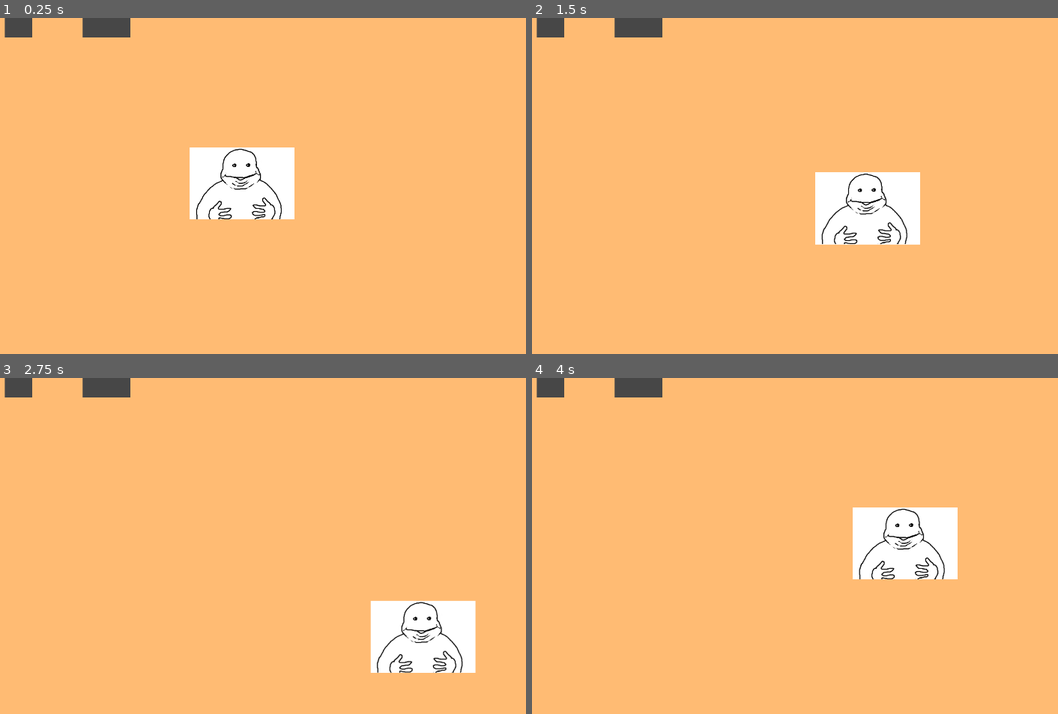
Above: before the commit, frames 1-4 (two rows, left to right).
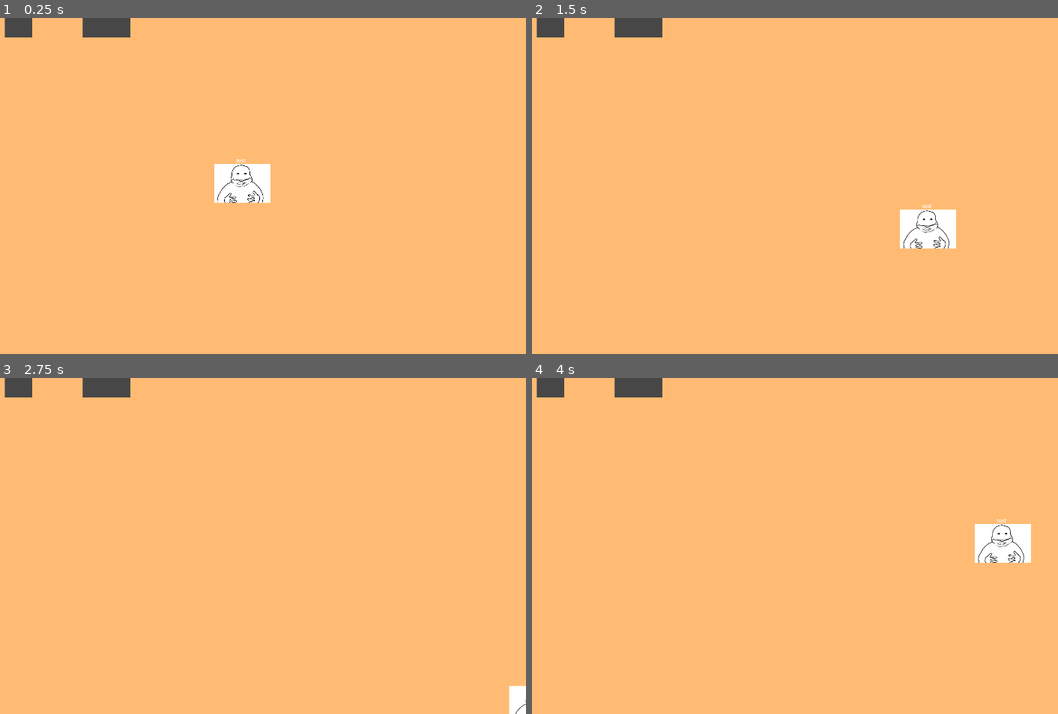
Above: after the commit, the same moments.

Repository: ysogg/AASOP-Game
Game: Godot game, scene res://interior/root.tscn
Same seed, same stepped clock (60 frames per second), same inputs: the game is played once before the commit and once after it.
Inputs:
- Up to frame 1 (0.25 s): no input
- Up to frame 2 (1.5 s): tap Enter at 0.5 s; hold D (right) 0.53-1.28 s; hold E (interact) 0.53-1.28 s; tap Shift (dash, bound only after the commit) at 0.8, 1.35 s; hold S (down) from 1.28 s (still down)
- Up to frame 3 (2.75 s): tap E (interact) at 1.55 s; release S (down) at 2.03 s; hold D (right) from 2.03 s (still down); hold E (interact) from 2.03 s (still down); tap Shift (dash, bound only after the commit) at 2.3 s
- Up to frame 4 (4 s): release D (right) at 2.78 s; release E (interact) at 2.78 s; hold W (up) 2.78-3.53 s; tap Shift (dash, bound only after the commit) at 2.85, 3.8 s; tap E (interact) at 3.05 s; hold A (left) from 3.53 s (still down); hold E (interact) from 3.53 s (still down)

The runs differ from the first frame. In frame 1, 3.3% of the frame differs, in the area x 36-56%, y 38-60%; in frame 2, 4.8%; in frame 3, 4.6%; in frame 4, 5.5%, in the area x 60-95%, y 38-60%.

Commit message:
Interact zones + dash

Diff:
--- a/interior/Background.tscn
+++ b/interior/Background.tscn
@@ -1,4 +1,6 @@
-[gd_scene load_steps=4 format=3 uid="uid://blaf1ix5576p3"]
+[gd_scene load_steps=6 format=3 uid="uid://blaf1ix5576p3"]
+
+[ext_resource type="Script" path="res://interior/interact_zone.gd" id="1_a8rqw"]
 
 [sub_resource type="RectangleShape2D" id="RectangleShape2D_3s3xk"]
 size = Vector2(87, 62)
@@ -8,6 +10,9 @@
 
 [sub_resource type="RectangleShape2D" id="RectangleShape2D_b600d"]
 size = Vector2(153, 62)
+
+[sub_resource type="RectangleShape2D" id="RectangleShape2D_f7q3j"]
+size = Vector2(152.5, 57)
 
 [node name="Node2D" type="Control"]
 layout_mode = 3
@@ -39,15 +44,22 @@
 position = Vector2(43.5, 31)
 shape = SubResource("RectangleShape2D_3s3xk")
 
-[node name="Area2D" type="Area2D" parent="ColorRect2"]
+[node name="Interact Zone" type="Area2D" parent="ColorRect2"]
 collision_layer = 4
+collision_mask = 0
+monitoring = false
+script = ExtResource("1_a8rqw")
+interact_label = "Box1"
+interact_type = "print_text"
+interact_value = "got"
 
-[node name="CollisionShape2D" type="CollisionShape2D" parent="ColorRect2/Area2D"]
+[node name="CollisionShape2D" type="CollisionShape2D" parent="ColorRect2/Interact Zone"]
 position = Vector2(43.5, 76.5)
 shape = SubResource("RectangleShape2D_ic7cu")
 debug_color = Color(0, 0.646164, 0.243608, 0.42)
 
 [node name="ColorRect3" type="ColorRect" parent="."]
+layout_mode = 0
 offset_left = 498.0
 offset_right = 651.0
 offset_bottom = 62.0
@@ -58,3 +70,18 @@
 [node name="CollisionShape2D" type="CollisionShape2D" parent="ColorRect3/StaticBody2D"]
 position = Vector2(76.5, 31)
 shape = SubResource("RectangleShape2D_b600d")
+
+[node name="Interact Zone2" type="Area2D" parent="ColorRect3"]
+position = Vector2(-249, 0)
+collision_layer = 4
+collision_mask = 0
+monitoring = false
+script = ExtResource("1_a8rqw")
+interact_label = "Box2"
+interact_type = "print_text"
+interact_value = "got"
+
+[node name="CollisionShape2D" type="CollisionShape2D" parent="ColorRect3/Interact Zone2"]
+position = Vector2(325.75, 76)
+shape = SubResource("RectangleShape2D_f7q3j")
+debug_color = Color(0, 0.646164, 0.243608, 0.42)
--- a/interior/CharacterScreen.tscn
+++ b/interior/CharacterScreen.tscn
@@ -1,10 +1,13 @@
-[gd_scene load_steps=4 format=3 uid="uid://cyv0kifia645j"]
+[gd_scene load_steps=5 format=3 uid="uid://cyv0kifia645j"]
 
 [ext_resource type="Script" path="res://interior/characterScript.gd" id="1_lgaw7"]
 [ext_resource type="Texture2D" uid="uid://dan4qytyapswv" path="res://interior/character/pic.png" id="1_sd1kg"]
 
 [sub_resource type="RectangleShape2D" id="RectangleShape2D_wyn5p"]
-size = Vector2(336, 232)
+size = Vector2(180, 124)
+
+[sub_resource type="CircleShape2D" id="CircleShape2D_r6x0b"]
+radius = 106.231
 
 [node name="CharacterBody2D" type="CharacterBody2D"]
 collision_layer = 2
@@ -16,4 +19,35 @@
 
 [node name="Pic" type="Sprite2D" parent="."]
 position = Vector2(626, 316)
+scale = Vector2(0.535, 0.535)
 texture = ExtResource("1_sd1kg")
+
+[node name="InteractionComponents" type="Node2D" parent="."]
+z_index = 1
+
+[node name="InteractionArea" type="Area2D" parent="InteractionComponents"]
+collision_layer = 0
+collision_mask = 4
+monitorable = false
+
+[node name="CollisionShape2D" type="CollisionShape2D" parent="InteractionComponents/InteractionArea"]
+position = Vector2(626, 316)
+shape = SubResource("CircleShape2D_r6x0b")
+debug_color = Color(0.995634, 0, 0.201745, 0.42)
+
+[node name="InteractLabel" type="Label" parent="InteractionComponents"]
+offset_left = 602.0
+offset_top = 230.0
+offset_right = 642.0
+offset_bottom = 253.0
+text = "test
+"
+horizontal_alignment = 1
+vertical_alignment = 1
+
+[node name="DashTimer" type="Timer" parent="."]
+one_shot = true
+
+[connection signal="area_entered" from="InteractionComponents/InteractionArea" to="." method="_on_interaction_area_area_entered"]
+[connection signal="area_exited" from="InteractionComponents/InteractionArea" to="." method="_on_interaction_area_area_exited"]
+[connection signal="timeout" from="DashTimer" to="." method="_on_dash_timer_timeout"]
--- a/interior/characterScript.gd
+++ b/interior/characterScript.gd
@@ -1,20 +1,50 @@
-extends CharacterBody2D
+class_name Player extends CharacterBody2D
 
 @export var speed = 400
+@export var max_speed = 800
+
+@onready var all_interactions = []
+@onready var interactLabel = $InteractionComponents/InteractLabel
+@onready var dash_timer: Timer = $DashTimer
 
 func get_input():
 		var dir = Input.get_vector("left", "right", "up", "down")
 		velocity = dir * speed
 
+func _unhandled_input(event: InputEvent) -> void:
+	if event.is_action_pressed("dash"):
+		_updateSpeed()
+	if event.is_action_pressed("interact"):
+		_interact()
+
+func _updateSpeed():
+	if (speed != 800):
+		speed += 400
+		dash_timer.start(0.5)
+
+func _interact():
+	pass
+
+func _on_dash_timer_timeout() -> void:
+	speed -= 400
+
+
 func _physics_process(delta):
 	get_input()
 	move_and_slide()
 
-# Called when the node enters the scene tree for the first time.
-func _ready() -> void:
-	pass # Replace with function body.
 
 
-# Called every frame. 'delta' is the elapsed time since the previous frame.
-func _process(delta: float) -> void:
-	pass
+func _on_interaction_area_area_entered(area):
+	all_interactions.insert(0, area)
+	update_interactions()
+
+func _on_interaction_area_area_exited(area: Area2D):
+	all_interactions.erase(area)
+	update_interactions()
+
+func update_interactions():
+	if all_interactions:
+		interactLabel.text = all_interactions[0].interact_label
+	else:
+		interactLabel.text = ""
--- /dev/null
+++ b/interior/interact_zone.gd
@@ -0,0 +1,5 @@
+class_name Interactable extends Area2D
+
+@export var interact_label = "none"
+@export var interact_type = "none"
+@export var interact_value = "none"
--- a/project.godot
+++ b/project.godot
@@ -47,6 +47,11 @@
 "events": [Object(InputEventKey,"resource_local_to_scene":false,"resource_name":"","device":-1,"window_id":0,"alt_press …(192 unchanged characters)…
 ]
 }
+dash={
+"deadzone": 0.5,
+"events": [Object(InputEventKey,"resource_local_to_scene":false,"resource_name":"","device":-1,"window_id":0,"alt_pressed":false,"shift_pressed":false,"ctrl_pressed":false,"meta_pressed":false,"pressed":false,"keycode":0,"physical_keycode":4194325,"key_label":0,"unicode":0,"location":0,"echo":false,"script":null)
+]
+}
 
 [layer_names]
 
